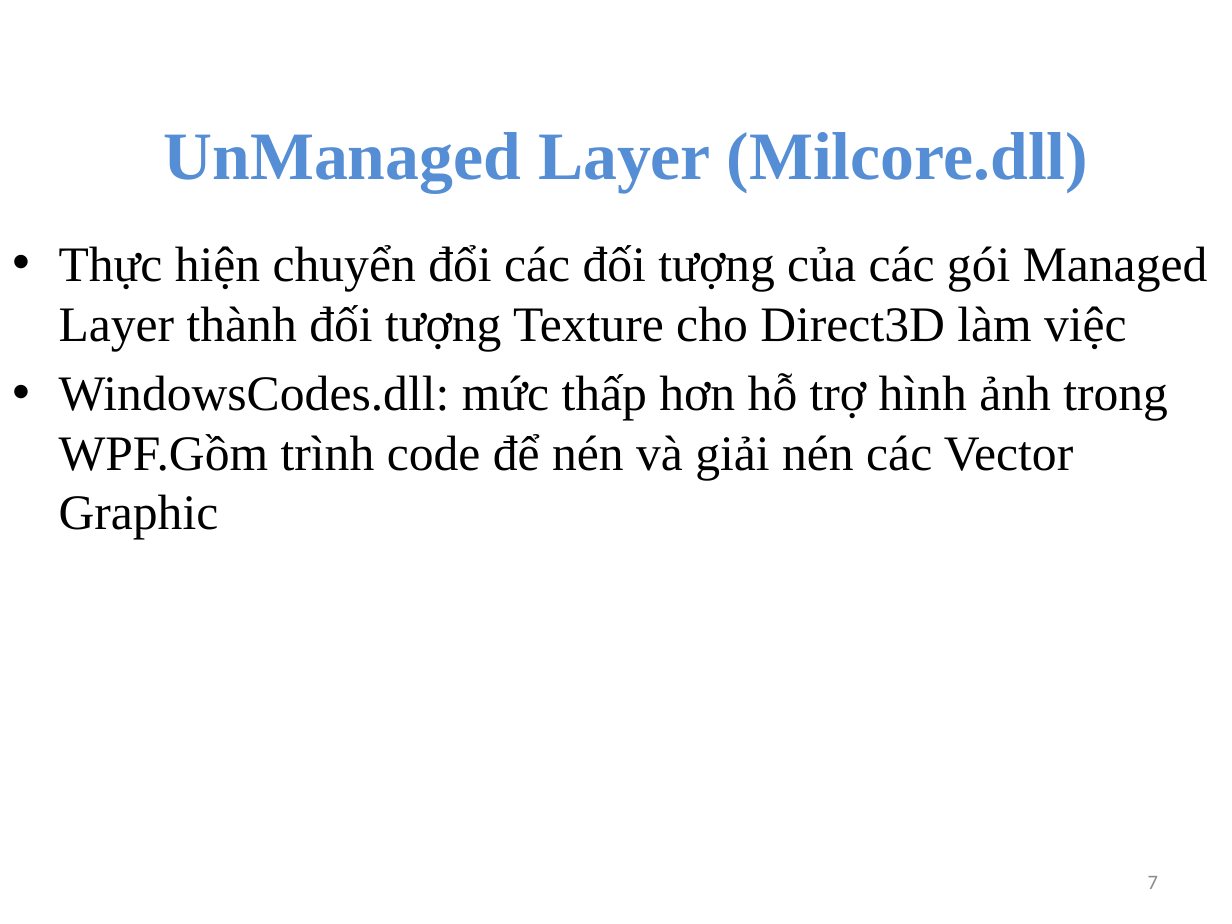
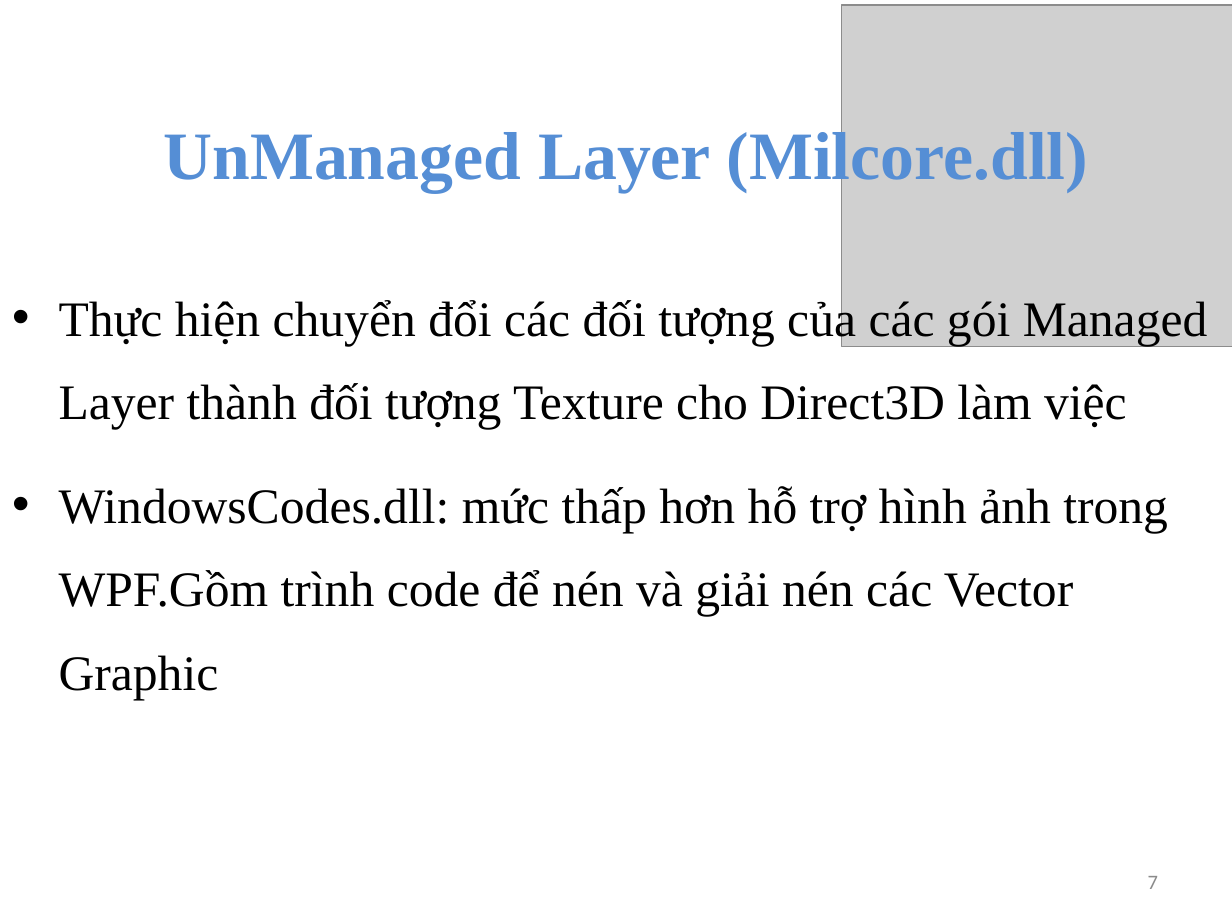
Before and after one commit to phandinhphivan/Phan-Dinh-Phi-Van, a slide deck: slide 7 of WPF.pptx. Drawn at 1232x924 pixels with LibreOffice and Linux fonts; fonts in the diff are those of the drawing; grey boxes stand for pictures. Boxes give left, top, right and bottom in pixels: in the first picture for what was removed or moved away, otherwise in the second. Text is boxed around its words. In the diff, an @@ line names an element or a change of style, - is before the commit and + after.

```diff
--- a/WPF.pptx
+++ b/WPF.pptx
@@ picture added at [841, 5, 1232, 346] @@
@@ text "Thực hiện chuyển đổi các ...": place and size @@
-text "Thực hiện chuyển đổi các ..." at [59, 245, 1208, 540]
+text "Thực hiện chuyển đổi các ..." at [59, 297, 1208, 700]
@@ text "Thực hiện chuyển đổi các ..." at [59, 297, 1208, 700]: line spacing 1 to 1.4; more space between paragraphs @@
```
Also in this commit, not shown: 13 other slides changed, 3 slides added.
